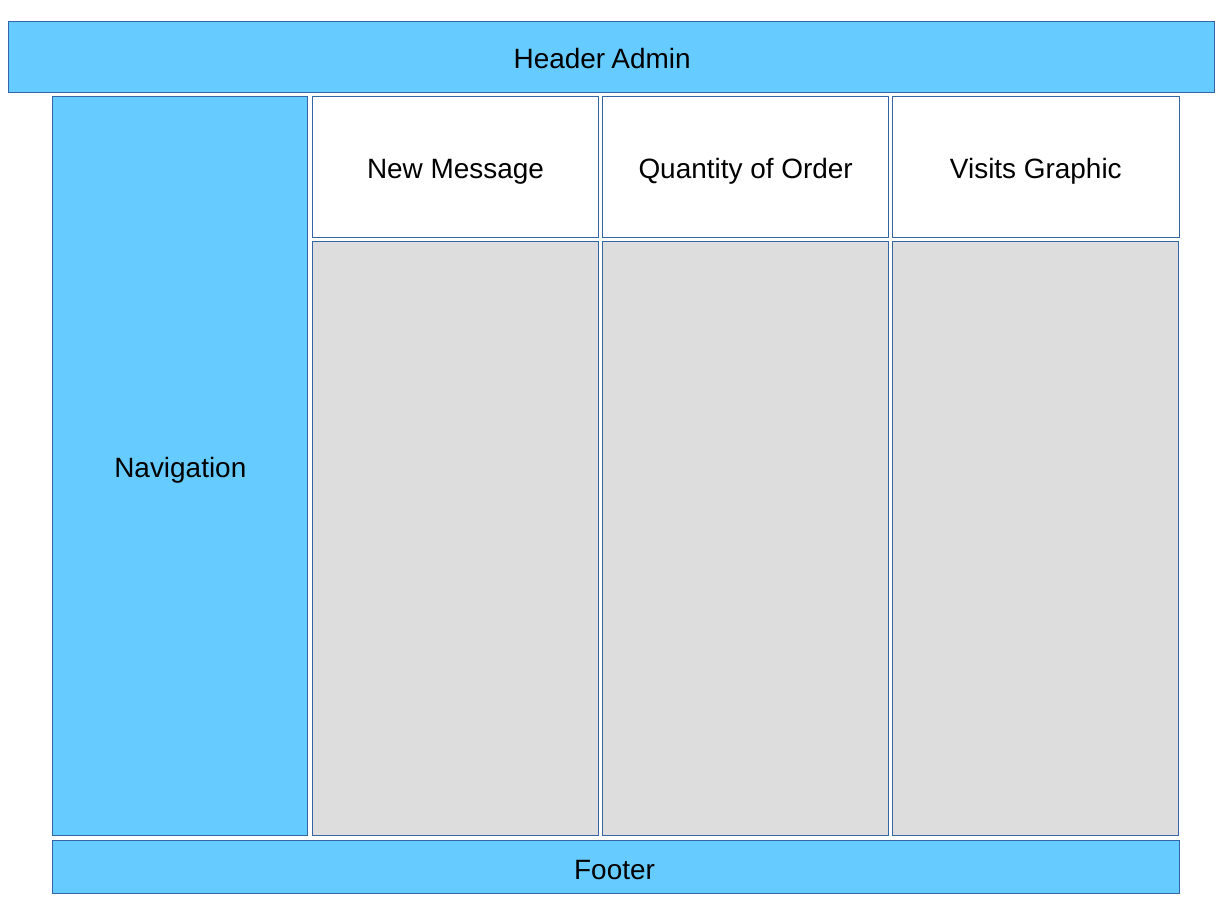
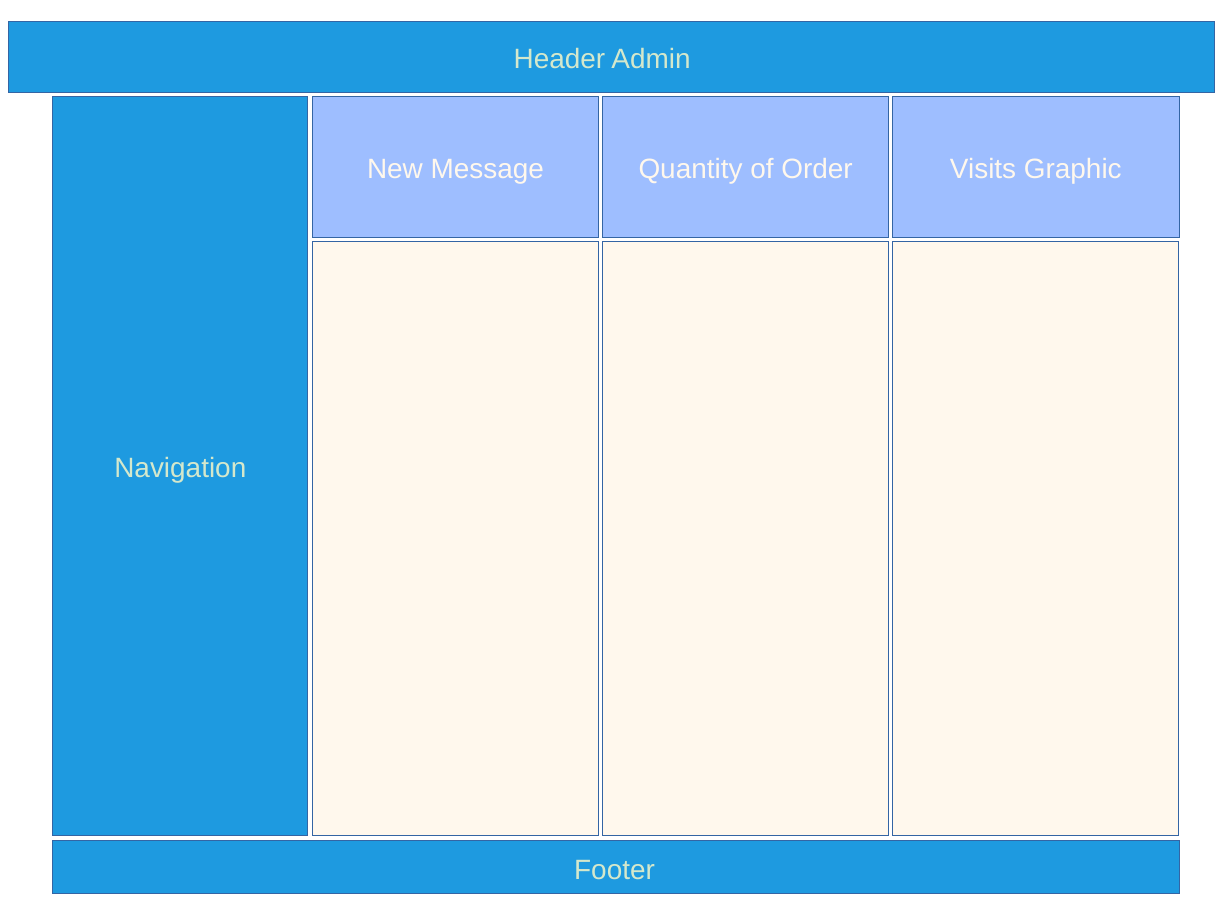
Before and after one commit to bruasu/DAWII-Bruno, a slide deck: slide 5 of schedule/prototype PetShop.odp. Drawn at 1232x924 pixels with LibreOffice and Linux fonts; fonts in the diff are those of the drawing. Boxes give left, top, right and bottom in pixels: in the first picture for what was removed or moved away, otherwise in the second. Text is boxed around its words. In the diff, an @@ line names an element or a change of style, - is before the commit and + after.

```diff
--- a/schedule/prototype PetShop.odp
+++ b/schedule/prototype PetShop.odp
@@ rectangle at box(9, 22, 1215, 93): fill #66CCFF to #1E9AE0 @@
@@ text "Header Admin" at box(514, 47, 690, 69): text colour #000000 to #D4E8CC @@
@@ rectangle "Navigation" at box(53, 97, 307, 836): text colour #000000 to #D4E8CC; fill #66CCFF to #1E9AE0 @@
@@ text colour #000000 to #FFF8ED; fill #FFFFFF to #9EBEFF in 3 elements at box(313, 97, 599, 238), box(603, 97, 889, 238), box(893, 97, 1179, 238) @@
@@ fill #DDDDDD to #FFF8ED in 3 elements at box(313, 243, 599, 836), box(603, 243, 889, 836), box(893, 243, 1179, 836) @@
@@ rectangle at box(53, 841, 1179, 893): fill #66CCFF to #1E9AE0 @@
@@ text "Footer" at box(574, 860, 655, 880): text colour #000000 to #D4E8CC @@
```
Also in this commit, not shown: 1 other slide changed, 2 slides added, 1 other file.
